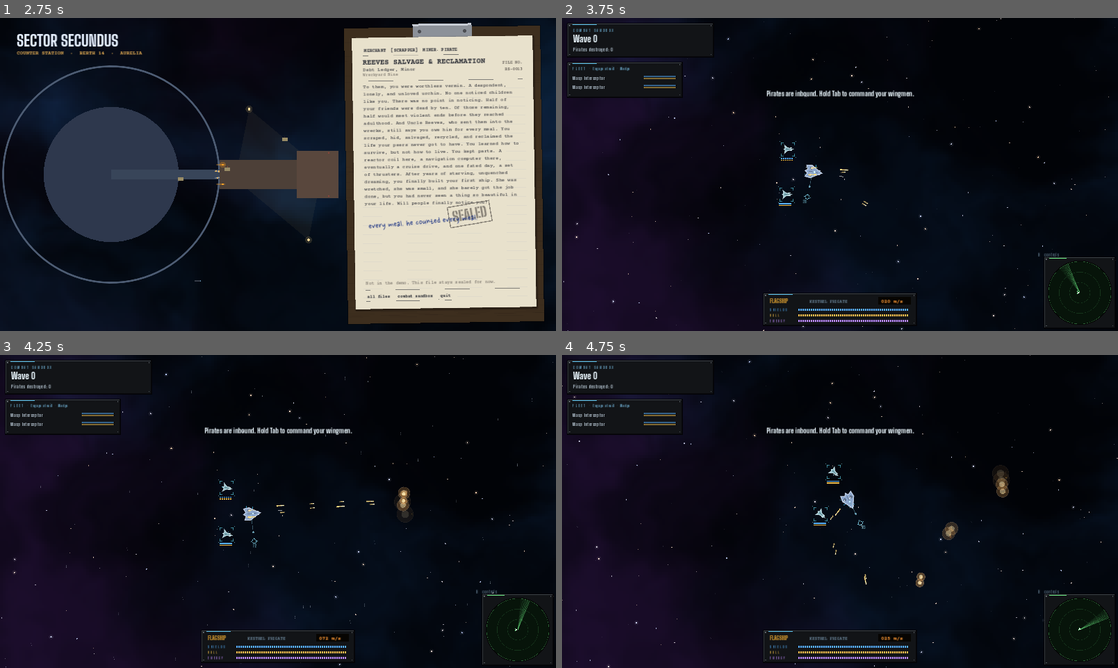
Above: before the commit, frames 1-4 (two rows, left to right).
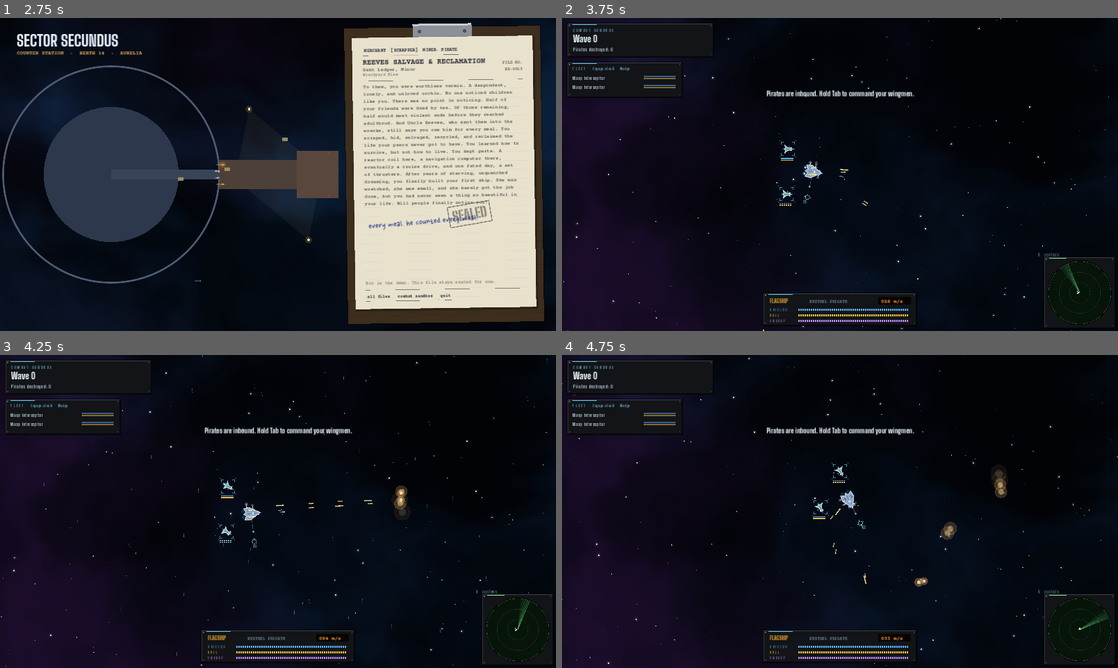
Above: after the commit, the same moments.

Repository: Donkey-Haute-01000001/Starry-Cluster
Game: Godot game, scene res://scenes/start.tscn
The game is run twice, just before and just after one commit, with the same random seed, the same clock (stepped at 60 frames per second) and the same inputs.
Inputs (mouse positions are in pixels of both pictures, inside the frame that each line leads up to):
- Up to frame 1 (2.75 s): click "NEW CAREER" at 0.5 s; click "MERCHANT · CC-40817-M" at 1.25 s; click "SCRAPPER · RS-0013" at 2 s
- Up to frame 2 (3.75 s): click "combat sandbox" at 2.75 s; tap Enter at 3.5 s; move the mouse to (962, 158) at 3.52 s; press the mouse at (962, 158) at 3.53 s; hold D (strafe_right) from 3.53 s (still down)
- Up to frame 3 (4.25 s): keep holding D (strafe_right)
- Up to frame 4 (4.75 s): release D (strafe_right) at 4.25 s; release the mouse at (962, 495) at 4.25 s; drag from (728, 527) to (812, 574) at 4.27 s

Frame 1 is identical in both runs. In frame 2, 0.2% of the frame differs, in the area x 2-100%, y 0-100%; in frame 3, 0.7%, in the area x 0-100%, y 0-100%; in frame 4, 0.6%.

Commit message:
Flight feel: near stars, engine plume, camera weight, rumble, faster pace
- Three near star layers with strong parallax, streaking with speed
- Long flickering engine plume with a hot core; whiter RCS puffs, turn jets
- Camera pulls back with speed, kicks on throttle-up and on hits
- Low engine rumble loop (sounds/engine.wav) that swells with thrust
- All hulls 1.35x top speed, 1.3x accel (Ship.PACE_*)

Co-Authored-By: Claude Opus 5.5 <noreply@anthropic.com>
Claude-Session: https://claude.ai/code/session_01YXxgp1YtVA7C529zjxE9bR

Diff:
--- a/scripts/main.gd
+++ b/scripts/main.gd
@@ -56,6 +56,8 @@
 
 var _wheel_mouse_world := Vector2.ZERO
 var _shake := 0.0
+var _was_burning := false
+var _rumble: AudioStreamPlayer
 var _zoom := 0.9
 
 # Automated self-test: `godot --headless -- --autotest` runs a fight and prints stats.
@@ -855,10 +857,40 @@
 	var want := _zoom
 	if is_instance_valid(player):
 		want *= 1.0 - 0.3 * player.cruise_k
+		# Pull back a little as you pick up speed.
+		var sk := clampf(player.velocity.length() / maxf(player.max_speed, 1.0), 0.0, 1.0)
+		want *= 1.0 - 0.1 * sk
+		# Kicks: punching the main engine, and taking hits.
+		var burn := player.thrust_out.x > 0.6
+		if burn and not _was_burning:
+			_shake = maxf(_shake, 2.5)
+		_was_burning = burn
+		if player.since_hit < delta and player.alive:
+			_shake = maxf(_shake, 5.0)
+		_engine_sound(delta)
 	var z := lerpf(camera.zoom.x, want, clampf(6.0 * delta, 0.0, 1.0))
 	camera.zoom = Vector2(z, z)
 	_shake = maxf(0.0, _shake - 40.0 * delta)
 	camera.offset = Vector2(randf_range(-1, 1), randf_range(-1, 1)) * _shake
+
+
+## Engine rumble: a low loop that swells and rises with the main engine.
+func _engine_sound(delta: float) -> void:
+	if _rumble == null:
+		_rumble = Sfx.loop("engine", -40.0)
+		if _rumble.stream == null:
+			return
+		_rumble.bus = "SFX" if AudioServer.get_bus_index("SFX") >= 0 else "Master"
+		add_child(_rumble)
+	if _rumble.stream == null:
+		return
+	var k := clampf(absf(player.thrust_out.x) + absf(player.thrust_out.y) * 0.4, 0.0, 1.0)
+	if not player.alive or docked_at != "" or player.ion_t > 0.0:
+		k = 0.0
+	var spd := clampf(player.velocity.length() / 600.0, 0.0, 1.0)
+	var want_db := lerpf(-30.0, -9.0, k) + 3.0 * player.cruise_k
+	_rumble.volume_db = lerpf(_rumble.volume_db, want_db, clampf(6.0 * delta, 0.0, 1.0))
+	_rumble.pitch_scale = lerpf(_rumble.pitch_scale, 0.75 + 0.35 * k + 0.2 * spd + 0.25 * player.cruise_k, clampf(4.0 * delta, 0.0, 1.0))
 
 
 func _autotest_step(delta: float) -> void:
--- a/scripts/ship.gd
+++ b/scripts/ship.gd
@@ -65,6 +65,10 @@
 ## Thrust actually produced last tick, ship-relative and 0..1 per axis, for drawing.
 var thrust_out := Vector2.ZERO
 
+## Pace: every hull's numbers are scaled up so a screen goes by in a couple of
+## seconds (tune here, not per hull).
+const PACE_SPEED := 1.35
+const PACE_ACCEL := 1.3
 const THRUST_ENERGY := 12.0   ## energy per second at full main-engine thrust
 const SHIELD_ENERGY := 0.5    ## energy per point of shield recharged
 
@@ -100,10 +104,10 @@
 	shields = max_shields
 	shield_regen = def["shield_regen"]
 	regen_delay = def["regen_delay"]
-	accel = def["accel"]
+	accel = def["accel"] * PACE_ACCEL
 	side_accel = accel * def["side_thrust"]
 	reverse_accel = accel * def["reverse_thrust"]
-	max_speed = def["max_speed"]
+	max_speed = def["max_speed"] * PACE_SPEED
 	max_energy = def["energy"]
 	energy = max_energy
 	energy_regen = def["energy_regen"]
@@ -369,14 +373,7 @@
 	# Engine flames for the main engine, small puffs for maneuvering thrusters.
 	_draw_rcs(accent)
 	var main_t := maxf(thrust_out.x, 0.0)
-	if main_t > 0.05 and not def.has("layered"):
-		for e in def["engines"]:
-			var length := (10.0 + radius * 0.6) * main_t * randf_range(0.8, 1.15)
-			var ep: Vector2 = e
-			draw_colored_polygon(PackedVector2Array([ep + Vector2(0, -3), ep + Vector2(-length, 0), ep + Vector2(0, 3)]),
-				Color(accent.r, accent.g, accent.b, 0.85))
-			draw_colored_polygon(PackedVector2Array([ep + Vector2(0, -1.5), ep + Vector2(-length * 0.55, 0), ep + Vector2(0, 1.5)]),
-				Color(1, 1, 0.9, 0.9))
+	_draw_plume(main_t, accent)
 	# Hull: the sprite when the art is installed, otherwise the polygon.
 	var sprite: String = def.get("sprite", "")
 	var flash := Color(1, 1, 1).lerp(Color(1, 0.45, 0.4), _hull_flash * 0.7)
@@ -416,9 +413,40 @@
 
 
 ## Small jets on the hull edges: nose jets for reverse thrust, flank jets for strafing.
+## Main engine plume: a long hot exhaust that swells and flickers with thrust,
+## a soft glow around the nozzles even at idle, and a white-hot core.
+func _draw_plume(k: float, accent: Color) -> void:
+	if not def.has("engines") or ion_t > 0.0:
+		return
+	var tail_x := -radius * (1.05 if def.get("sprite", "") != "" or def.has("layered") else 0.0)
+	var flick := 0.85 + 0.3 * sin(_anim_t * 47.0) * sin(_anim_t * 13.0 + radius)
+	var boost := 1.0 + 0.8 * cruise_k
+	for e in def["engines"]:
+		var ep: Vector2 = e
+		var o := Vector2(minf(ep.x, tail_x) if tail_x != 0.0 else ep.x, ep.y * (0.9 if tail_x != 0.0 else 1.0))
+		# idle glow
+		draw_circle(o, 3.0 + radius * 0.12, Color(accent.r, accent.g, accent.b, 0.18 + 0.25 * k))
+		if k < 0.05:
+			continue
+		var length := (radius * 1.6 + 18.0) * k * flick * boost
+		var w := 3.5 + radius * 0.14
+		# outer flame, mid, core: overlapping tapered polygons
+		for layer in [[1.0, 1.0, Color(accent.r, accent.g * 0.8, accent.b * 0.6, 0.35)], [0.7, 0.62, Color(accent.r, accent.g, accent.b, 0.75)], [0.42, 0.32, Color(1.0, 0.97, 0.88, 0.95)]]:
+			var lw: float = w * float(layer[1])
+			var ll: float = length * float(layer[0])
+			draw_colored_polygon(PackedVector2Array([o + Vector2(2, -lw), o + Vector2(-ll * 0.35, -lw * 0.8), o + Vector2(-ll, 0), o + Vector2(-ll * 0.35, lw * 0.8), o + Vector2(2, lw)]), layer[2])
+		# glow halo
+		draw_circle(o + Vector2(-length * 0.25, 0), w * 2.2, Color(accent.r, accent.g, accent.b, 0.10 * k))
+
+
 func _draw_rcs(accent: Color) -> void:
-	var col := Color(accent.r, accent.g, accent.b, 0.7)
+	var col := Color(0.92, 0.95, 1.0, 0.75)
 	var jets: Array = []
+	if absf(in_turn) > 0.3 and not is_zero_approx(turn_rate):
+		# Turning: nose and tail jets fire opposite ways.
+		var sd := signf(in_turn)
+		jets.append([Vector2(radius * 0.8, -sd * radius * 0.35), Vector2(0, -sd), absf(in_turn) * 0.6])
+		jets.append([Vector2(-radius * 0.8, sd * radius * 0.35), Vector2(0, sd), absf(in_turn) * 0.6])
 	if thrust_out.x < -0.05:
 		var k := -thrust_out.x
 		jets.append([Vector2(radius * 0.7, -radius * 0.35), Vector2(1, -0.3), k])
@@ -432,9 +460,10 @@
 	for j in jets:
 		var p: Vector2 = j[0]
 		var d: Vector2 = (j[1] as Vector2).normalized()
-		var length := (4.0 + radius * 0.35) * float(j[2]) * randf_range(0.7, 1.2)
-		var n := d.orthogonal() * 2.0
+		var length := (6.0 + radius * 0.5) * float(j[2]) * randf_range(0.7, 1.2)
+		var n := d.orthogonal() * 2.5
 		draw_colored_polygon(PackedVector2Array([p + n, p + d * length, p - n]), col)
+		draw_circle(p + d * length * 0.8, 2.0 + length * 0.18, Color(col, 0.25))
 
 
 ## Modular pixel ships (Foozle's Void packs): an animated engine strip that
--- a/scripts/starfield.gd
+++ b/scripts/starfield.gd
@@ -10,7 +10,11 @@
 var backdrop: Control
 var _t := 0.0
 ## [file, parallax, is the cloud layer, pixel scale, brightness]
-const LAYERS := [["backdrop/stars_plain.png", 0.012, false, 1.0, 0.45], ["backdrop/stars_plain.png", 0.035, false, 2.0, 0.7]]
+const LAYERS := [["backdrop/stars_plain.png", 0.02, false, 1.0, 0.45], ["backdrop/stars_plain.png", 0.06, false, 2.0, 0.7]]
+## Near star layers: [parallax, count per tile, pixel size, brightness]. These are
+## what rush past you; they stretch into streaks with speed.
+const NEAR := [[0.22, 70, 2.0, 0.55], [0.45, 40, 2.0, 0.75], [0.8, 18, 3.0, 0.9]]
+const NEAR_TILE := 900.0
 
 
 func _ready() -> void:
@@ -102,7 +106,40 @@
 				backdrop.draw_texture_rect_region(tex, Rect2(x, y, fw, fh), Rect2(f * 640, 0, 640, 360), mod)
 				y += fh
 			x += fw
+	_draw_near_stars(vp, cam_pos)
 	_draw_ambience(vp, cam_pos, sid)
+
+
+func _draw_near_stars(vp: Vector2, cam_pos: Vector2) -> void:
+	var vel := Vector2.ZERO
+	if main and is_instance_valid(main.player):
+		vel = main.player.velocity
+	var zoom: float = main.camera.zoom.x if main and main.camera else 1.0
+	for li in NEAR.size():
+		var l: Array = NEAR[li]
+		var depth: float = l[0]
+		var tail := -vel * depth * 0.09 * zoom
+		if tail.length() > 160.0 * depth:
+			tail = tail.normalized() * 160.0 * depth
+		for i in int(l[1]):
+			var h := float(i) * 12.9898 + li * 57.3
+			var base := Vector2(fposmod(sin(h) * 43758.5453, 1.0), fposmod(sin(h + 1.91) * 24634.6345, 1.0)) * NEAR_TILE
+			var lum := fposmod(sin(h * 3.7) * 9631.1, 1.0)
+			var col := Color(0.8, 0.88, 1.0).lerp(Color(1.0, 0.9, 0.78), fposmod(lum * 7.0, 1.0))
+			col.a = float(l[3]) * (0.45 + 0.55 * lum)
+			var p := base - cam_pos * depth * zoom
+			p = Vector2(fposmod(p.x, NEAR_TILE), fposmod(p.y, NEAR_TILE))
+			var sz: float = l[2]
+			var x := p.x
+			while x < vp.x + 160.0:
+				var y := p.y
+				while y < vp.y + 160.0:
+					var q := Vector2(x, y).floor()
+					if tail.length() > 2.0:
+						backdrop.draw_line(q, q + tail, Color(col, col.a * 0.55), sz * 0.75)
+					backdrop.draw_rect(Rect2(q, Vector2(sz, sz)), col)
+					y += NEAR_TILE
+				x += NEAR_TILE
 
 
 ## Per-system scenery between the stars and the ships: what makes each place
Not shown, added: sounds/engine.wav
